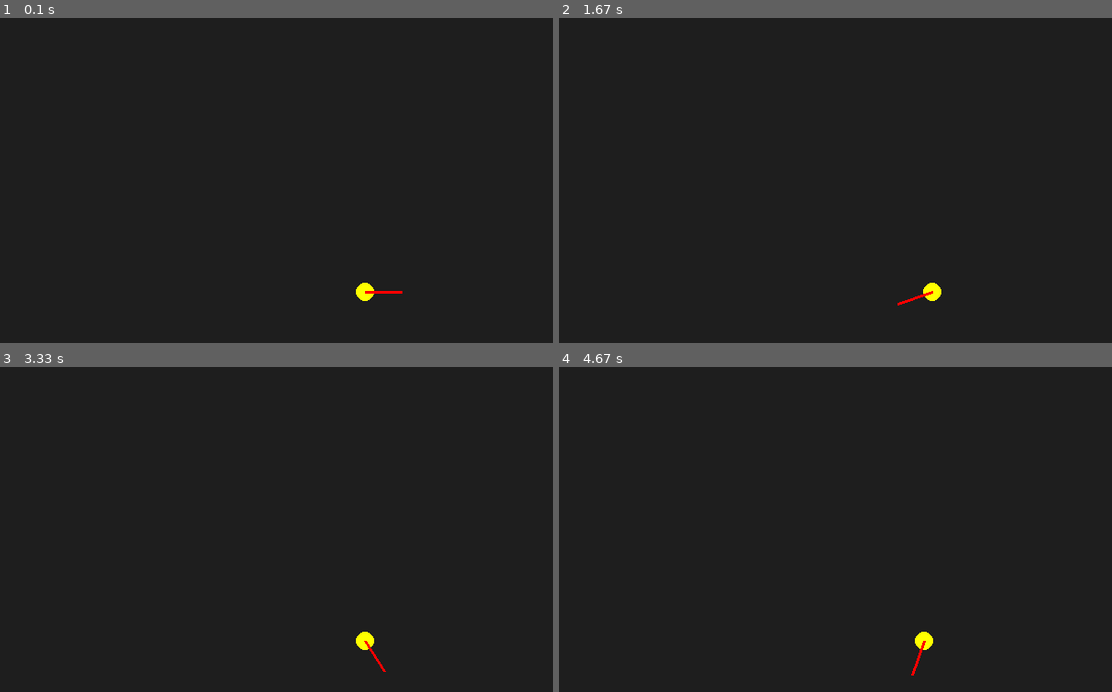
Above: before the commit, frames 1-4 (two rows, left to right).
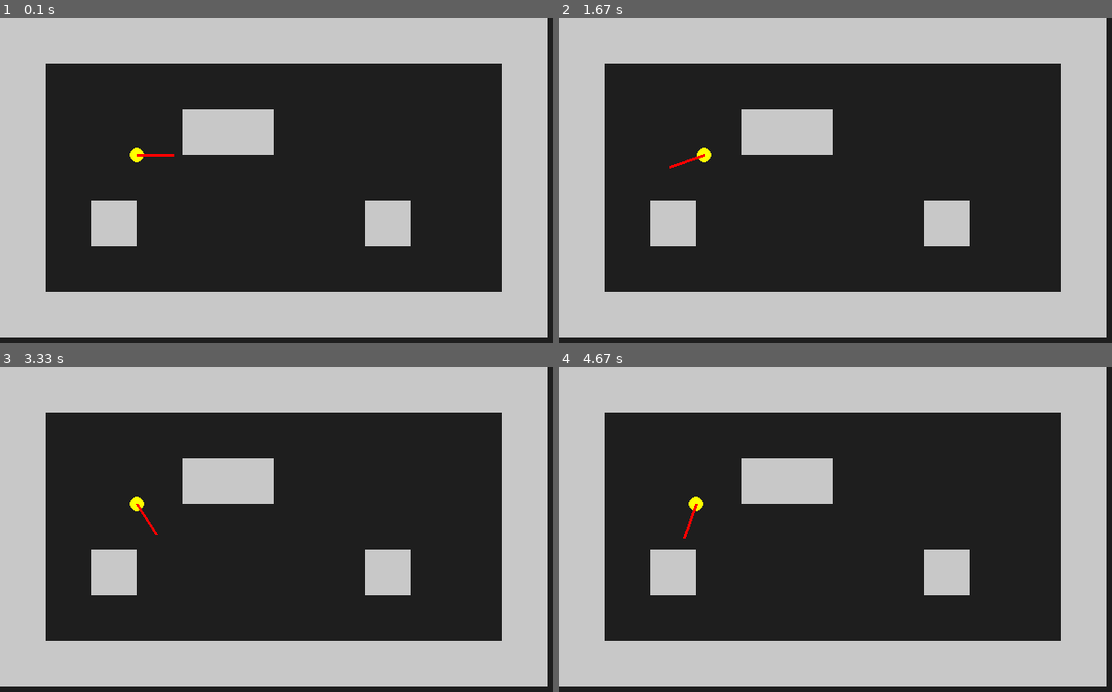
Above: after the commit, the same moments.

Repository: PDR181/mini-doom-pygame
Game: pygame game, started from main.py
Same seed, same stepped clock (60 frames per second), same inputs: the game is played once before the commit and once after it.
Inputs:
- Up to frame 1 (0.1 s): no input
- Up to frame 2 (1.67 s): tap W at 0.33 s; hold Right 0.67-1.13 s; hold Right 1.17-1.63 s
- Up to frame 3 (3.33 s): hold Left 1.67-2.2 s; hold Left 2.23-2.63 s; tap S at 2.67 s; hold Right from 3 s (still down)
- Up to frame 4 (4.67 s): release Right at 3.63 s; hold Left 3.67-4.13 s; hold Right 4.17-4.63 s

The runs differ from the first frame. In frame 1, 44% of the frame differs, in the area x 0-100%, y 0-99%; in frame 2, 44%; in frame 3, 44%; in frame 4, 44%.

Commit message:
feat: adicionado colisao com paredes

Diff:
--- a/main.py
+++ b/main.py
@@ -12,11 +12,35 @@
 
 clock = pygame.time.Clock()
 
-player_x = 400
-player_y = 300
+player_x = 150
+player_y = 150
 player_angle = 0
+
 player_speed = 3
 rotation_speed = 0.05
+
+TILE_SIZE = 50
+
+game_map = [
+    "111111111111",
+    "100000000001",
+    "100011000001",
+    "100000000001",
+    "101000001001",
+    "100000000001",
+    "111111111111"
+]
+
+def wall_collision(x, y):
+    map_x = int(x / TILE_SIZE)
+    map_y = int(y / TILE_SIZE)
+
+    if map_y < 0 or map_y >= len(game_map):
+        return True
+    if map_x < 0 or map_x >= len(game_map[0]):
+        return True
+
+    return game_map[map_y][map_x] == "1"
 
 running = True
 while running:
@@ -27,33 +51,50 @@
 
     keys = pygame.key.get_pressed()
 
-    # rotação
     if keys[pygame.K_LEFT]:
         player_angle -= rotation_speed
     if keys[pygame.K_RIGHT]:
         player_angle += rotation_speed
 
-    # movimento para frente e trás
+    new_x = player_x
+    new_y = player_y
+
     if keys[pygame.K_w]:
-        player_x += math.cos(player_angle) * player_speed
-        player_y += math.sin(player_angle) * player_speed
+        new_x += math.cos(player_angle) * player_speed
+        new_y += math.sin(player_angle) * player_speed
 
     if keys[pygame.K_s]:
-        player_x -= math.cos(player_angle) * player_speed
-        player_y -= math.sin(player_angle) * player_speed
+        new_x -= math.cos(player_angle) * player_speed
+        new_y -= math.sin(player_angle) * player_speed
 
-    screen.fill((30,30,30))
+    if not wall_collision(new_x, new_y):
+        player_x = new_x
+        player_y = new_y
 
-    pygame.draw.circle(screen,(255,255,0),(int(player_x),int(player_y)),10)
+    screen.fill((30, 30, 30))
 
-    # linha mostrando direção
+    for row_index, row in enumerate(game_map):
+        for col_index, tile in enumerate(row):
+            if tile == "1":
+                pygame.draw.rect(
+                    screen,
+                    (200, 200, 200),
+                    (
+                        col_index * TILE_SIZE,
+                        row_index * TILE_SIZE,
+                        TILE_SIZE,
+                        TILE_SIZE
+                    )
+                )
+
+    pygame.draw.circle(screen, (255, 255, 0), (int(player_x), int(player_y)), 8)
+
     line_x = player_x + math.cos(player_angle) * 40
     line_y = player_y + math.sin(player_angle) * 40
 
-    pygame.draw.line(screen,(255,0,0),(player_x,player_y),(line_x,line_y),3)
+    pygame.draw.line(screen, (255, 0, 0), (player_x, player_y), (line_x, line_y), 3)
 
     pygame.display.update()
-
     clock.tick(60)
 
 pygame.quit()
